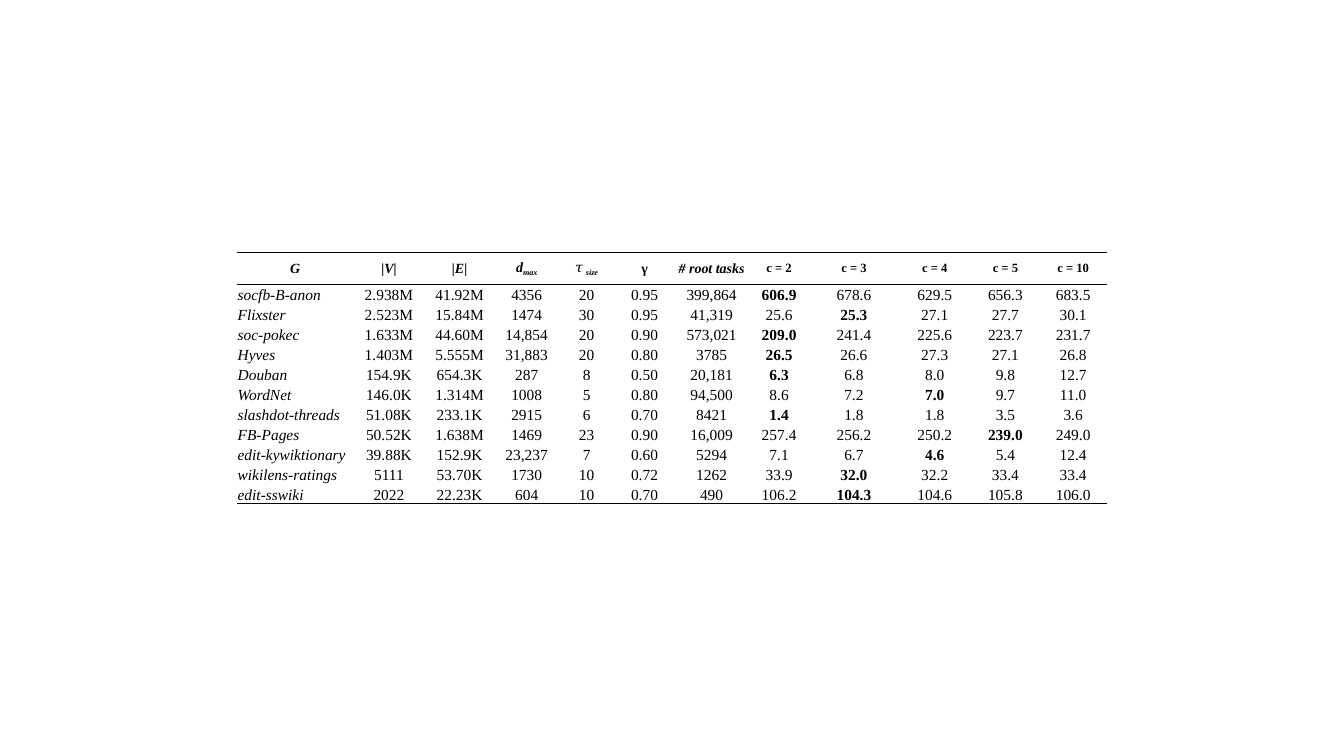
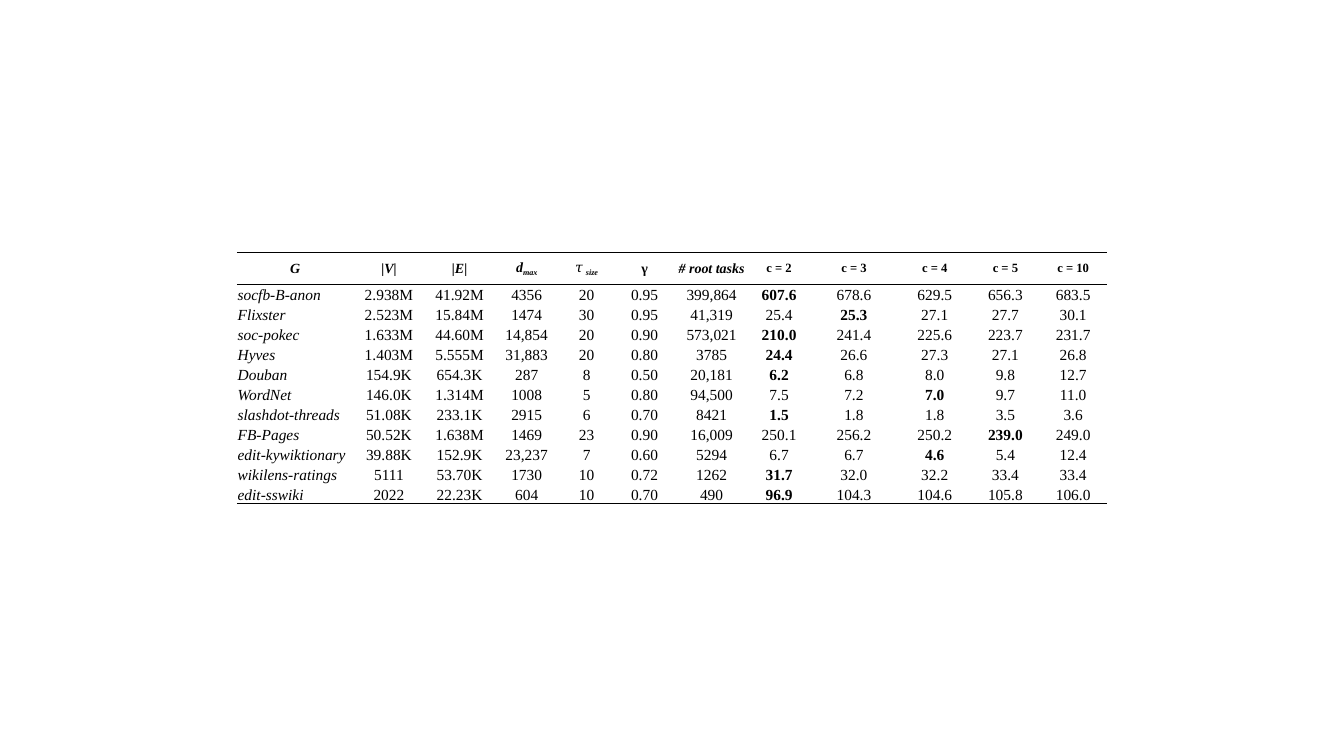
Before and after one commit to akhlaqueak/G-ThinkerCG, a slide deck: slide 9 of results-tables.pptx. Drawn at 1344x756 pixels with LibreOffice and Linux fonts; fonts in the diff are those of the drawing. Boxes give left, top, right and bottom in pixels: in the first picture for what was removed or moved away, otherwise in the second. Text is boxed around its words. In the diff, an @@ line names an element or a change of style, - is before the commit and + after.

```diff
--- a/results-tables.pptx
+++ b/results-tables.pptx
@@ table at box(237, 252, 1107, 504) @@
-row 2, column 8: 606.9
+row 2, column 8: 607.6
-row 3, column 8: 25.6
+row 3, column 8: 25.4
-row 4, column 8: 209.0
+row 4, column 8: 210.0
-row 5, column 8: 26.5
+row 5, column 8: 24.4
-row 6, column 8: 6.3
+row 6, column 8: 6.2
-row 7, column 8: 8.6
+row 7, column 8: 7.5
-row 8, column 8: 1.4
+row 8, column 8: 1.5
-row 9, column 8: 257.4
+row 9, column 8: 250.1
-row 10, column 8: 7.1
+row 10, column 8: 6.7
-row 11, column 8: 33.9
+row 11, column 8: 31.7
-row 12, column 8: 106.2
+row 12, column 8: 96.9
@@ bold off in "32.0", "104.3" @@
```
Also in this commit, not shown: 6 other slides changed, 25 other files.
